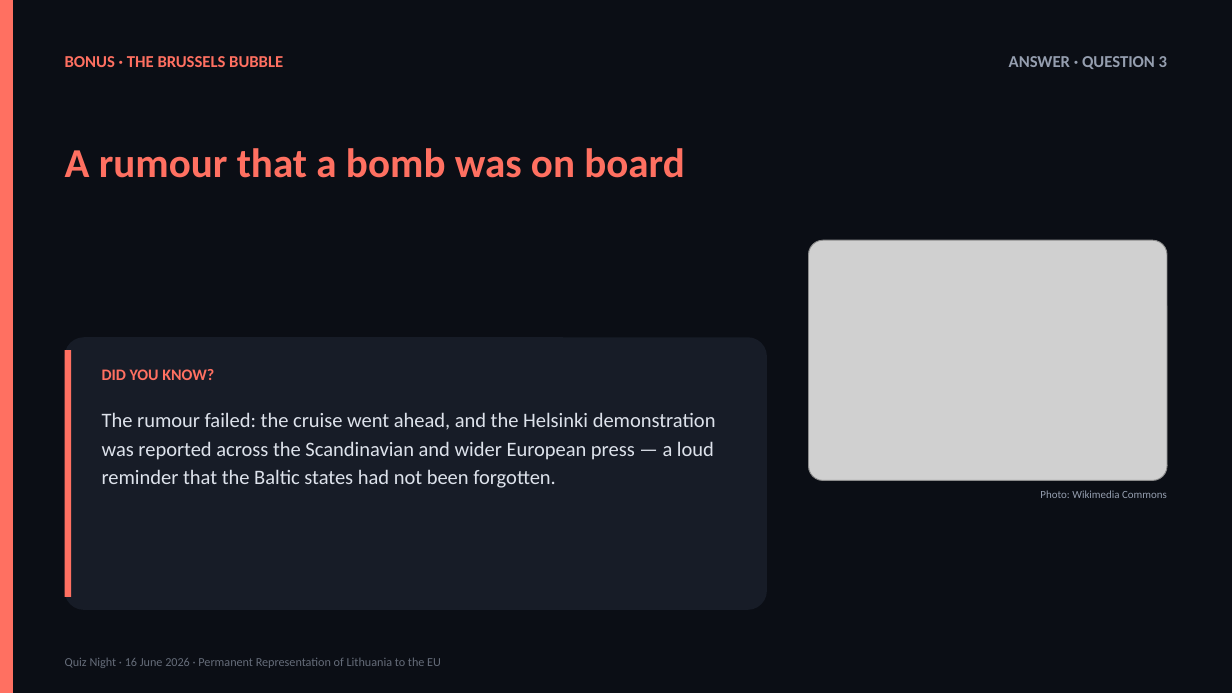
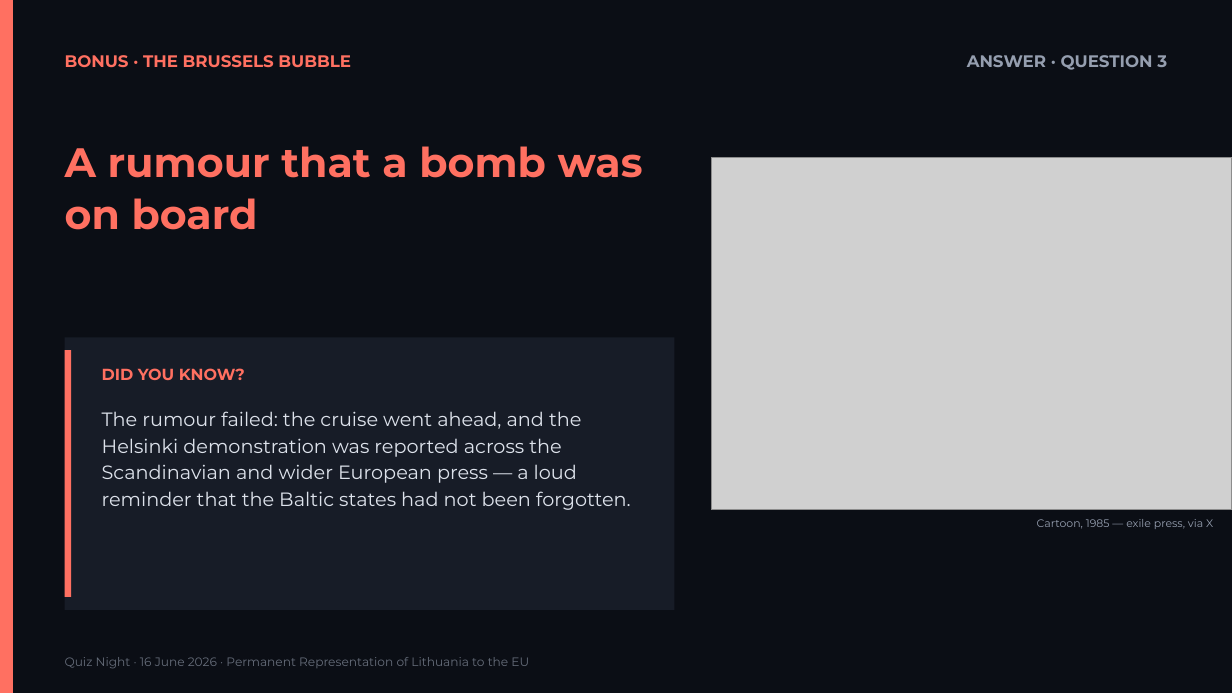
Before and after one commit to splice11/protmusis, a slide deck: slide 48 of Quiz_Night_2026-06-16.pptx. Drawn at 1232x693 pixels with LibreOffice and Linux fonts; fonts in the diff are those of the drawing; grey boxes stand for pictures. Boxes give left, top, right and bottom in pixels: in the first picture for what was removed or moved away, otherwise in the second. Text is boxed around its words. In the diff, an @@ line names an element or a change of style, - is before the commit and + after.

```diff
--- a/Quiz_Night_2026-06-16.pptx
+++ b/Quiz_Night_2026-06-16.pptx
@@ picture added at [712,157,1232,510] @@
@@ picture removed at [809,240,1167,481] @@
@@ rounded rectangle removed at [65,337,767,610] @@
@@ rectangle added at [65,337,675,610], fill #171C27 @@
@@ font Calibri to Montserrat in 5 elements at [65,657,529,668], [65,55,351,68], [967,55,1167,70], [65,146,643,230], [102,368,245,380] @@
@@ text "The rumour failed: the cruise ..." at [102,411,631,510]: size 16 to 15 pt, font Calibri to Montserrat @@
@@ text removed at [1040,490,1167,498] @@
-Photo: Wikimedia Commons
@@ text added at [1037,519,1213,529], 8.5 pt, text #959EAF @@
+Cartoon, 1985 — exile press, via X
```
Also in this commit, not shown: 48 other slides changed, 44 other files.
